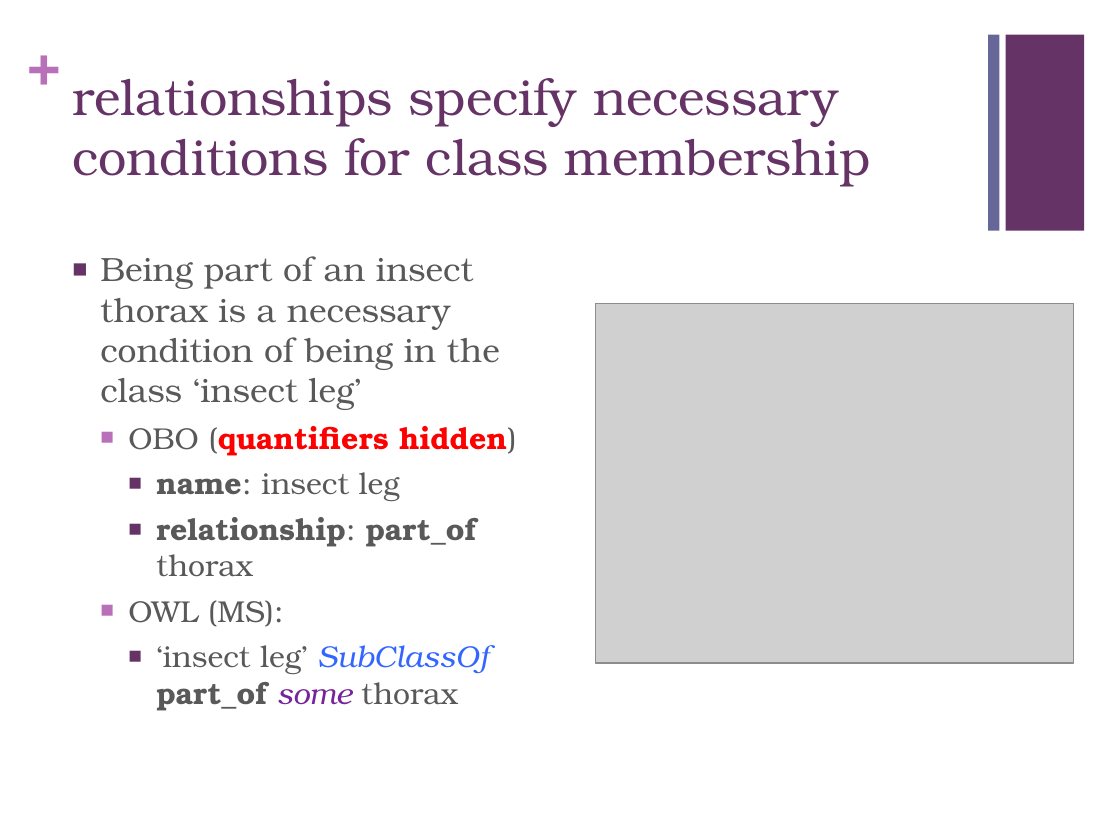
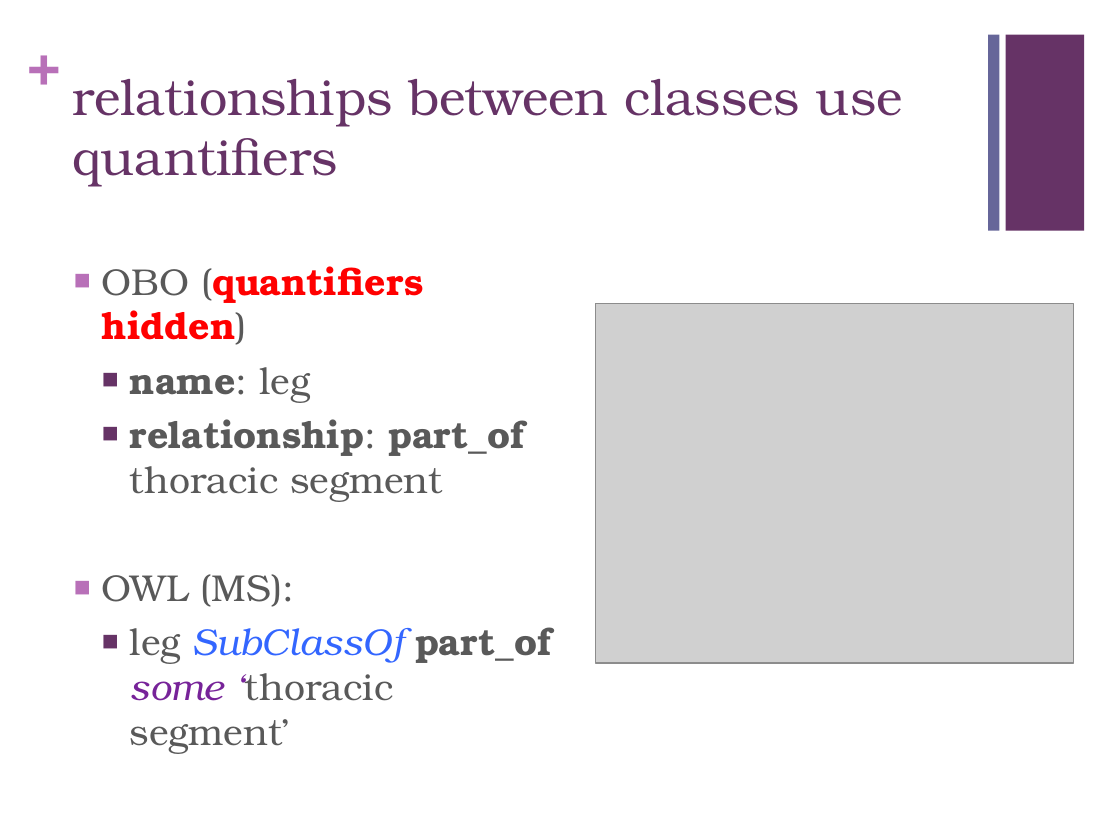
Before and after one commit to geneontology/protege-tutorial, a slide deck: slide 13 of presentations/GO_protege_1201b.pptx (slide 14 before the commit). Drawn at 1120x840 pixels with LibreOffice and Linux fonts; fonts in the diff are those of the drawing; grey boxes stand for pictures. Boxes give left, top, right and bottom in pixels: in the first picture for what was removed or moved away, otherwise in the second. Text is boxed around its words. In the diff, an @@ line names an element or a change of style, - is before the commit and + after.

```diff
--- a/presentations/GO_protege_1201b.pptx
+++ b/presentations/GO_protege_1201b.pptx
@@ title at <box>72,79,903,187</box>: text changed @@
-relationships specify necessary conditions for class membership
+relationships between classes use quantifiers
@@ text "OBO (quantifiers hidden)": place and size @@
-text "OBO (quantifiers hidden)" at <box>100,256,517,711</box>
+text "OBO (quantifiers hidden)" at <box>102,266,552,754</box>
@@ text at <box>100,256,500,410</box>: paragraph removed @@
-■ Being part of an insect thorax is a necessary condition of being in the class ‘insect leg’
@@ text at <box>102,266,424,607</box>: size 19.5 to 24 pt in "OBO (quantifiers hidden)", "OWL (MS):" @@
@@ text at <box>130,367,525,502</box>: text changed; size 19.5 to 24 pt @@
-    ■ name: insect leg
-    ■ relationship: part_of thorax
+    ■ name: leg
+    ■ relationship: part_of thoracic segment
@@ text at <box>130,627,552,754</box>: text changed; size 19.5 to 24 pt @@
-    ■ ‘insect leg’ SubClassOf part_of some thorax
+    ■ leg SubClassOf part_of some ‘thoracic segment’
```
Also in this commit, not shown: 13 other slides changed, 5 slides added, 3 slides removed.
